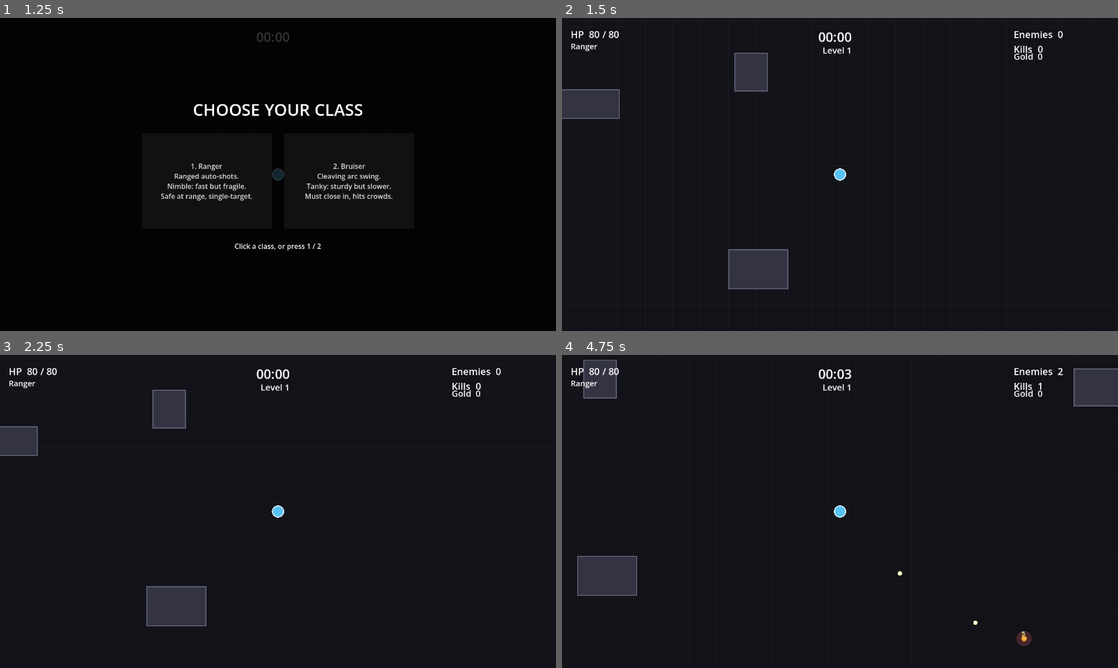
Above: before the commit, frames 1-4 (two rows, left to right).
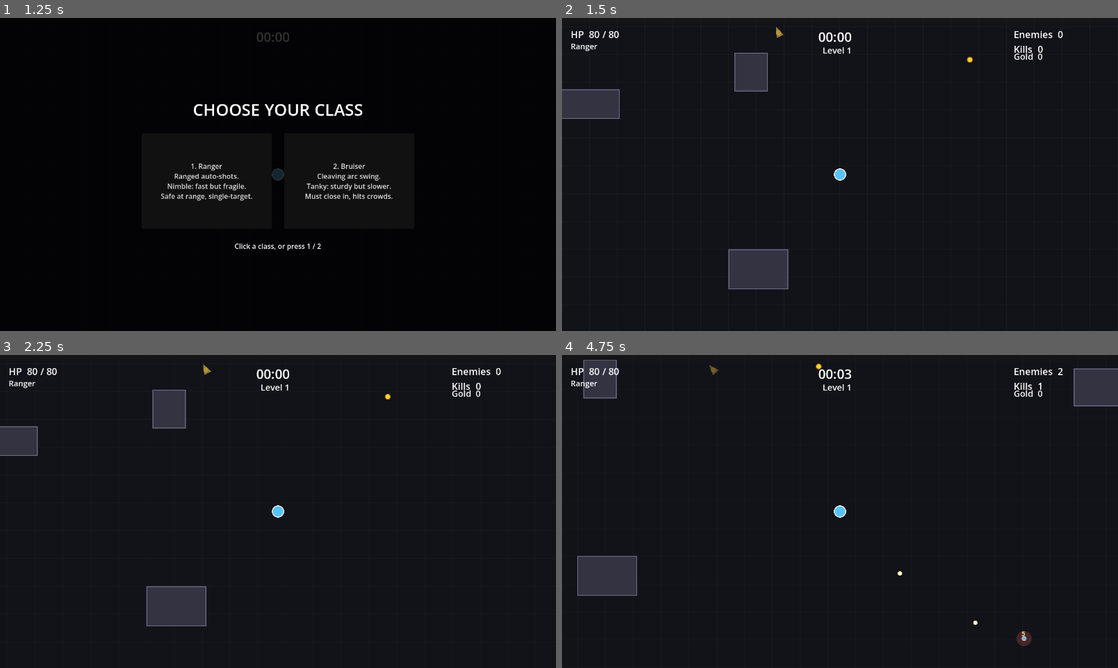
Above: after the commit, the same moments.

Repository: veighnsche/survivors-prototype
Game: Godot game, scene res://main_menu.tscn
The game is run twice, just before and just after one commit, with the same random seed, the same clock (stepped at 60 frames per second) and the same inputs.
Inputs:
- Up to frame 1 (1.25 s): click "Start Run" at 0.5 s
- Up to frame 2 (1.5 s): click "1. Ranger Ranged auto-shots. …" at 1.25 s
- Up to frame 3 (2.25 s): tap Enter at 2 s; hold D from 2.03 s (still down); tap 1 at 2.1 s
- Up to frame 4 (4.75 s): release D at 2.78 s; hold S 2.78-3.53 s; tap 2 at 2.85 s; hold D 3.53-4.28 s; tap 3 at 3.6 s; hold W from 4.28 s (still down); tap Q at 4.35 s

Frame 1 is identical in both runs. In frame 2, less than 0.1% of the frame differs, in the area x 38-74%, y 2-15%; in frame 3, less than 0.1%; in frame 4, less than 0.1%, in the area x 26-84%, y 2-92%.

Commit message:
Loot lives on the map, not dropped by enemies
- LootField: streams gold / pickups / chests into world cells around the player
  (deterministic per cell), and tracks consumed cells so collected loot never
  respawns. Mirrors the obstacle field.
- Enemies now drop XP gems only; removed the pickup/gold/chest kill-drops.
- Loot items carry a field + origin_cell and notify the field on collection.
- Off-screen beacons now actually have targets to point at.

Co-Authored-By: Claude Opus 4.8 <noreply@anthropic.com>

Diff:
--- a/scripts/chest.gd
+++ b/scripts/chest.gd
@@ -7,6 +7,8 @@
 
 var player: Node2D
 var game
+var field  # LootField, if placed on the map
+var origin_cell := Vector2i.ZERO
 
 
 func _ready() -> void:
@@ -28,6 +30,8 @@
 func _open() -> void:
 	if game != null:
 		game.open_chest(global_position)
+	if field != null:
+		field.on_collected(origin_cell)
 	queue_free()
 
 
--- a/scripts/config.gd
+++ b/scripts/config.gd
@@ -107,6 +107,11 @@
 var INDICATOR_FADE_MIN := 320.0   # at/under this distance the beacon is full alpha
 var INDICATOR_FADE_MAX := 1200.0  # beyond this the beacon is fully faded
 
+# Loot placed ON the map (streamed per world cell, like buildings)
+var LOOT_CELL := 360.0
+var LOOT_VIEW_CELLS := 4
+var LOOT_DENSITY := 16  # percent of world cells that hold a loot item
+
 var BOMB_DAMAGE := 80.0
 var BOMB_RADIUS := 720.0
 var SHOW_DAMAGE_NUMBERS := true
--- a/scripts/game.gd
+++ b/scripts/game.gd
@@ -56,6 +56,11 @@
 	var obstacles := ObstacleField.new()
 	obstacles.player = player
 	add_child(obstacles)
+
+	var loot := LootField.new()
+	loot.player = player
+	loot.game = self
+	add_child(loot)
 
 	gems_root = Node2D.new()
 	gems_root.name = "Gems"
@@ -235,26 +240,14 @@
 
 func _on_enemy_died(e) -> void:
 	kills += 1
+	# Enemies drop XP gems only — gold/pickups/chests live on the map (LootField).
 	if e.is_boss:
 		Fx.shake(Config.SHAKE_ON_BOSS_DEATH)
 		for i in 5:
 			var off := Vector2(randf_range(-40.0, 40.0), randf_range(-40.0, 40.0))
 			_spawn_gem(e.global_position + off, "large")
-		_spawn_pickup(e.global_position + Vector2(30, 0), "heal")
-		_spawn_pickup(e.global_position + Vector2(-30, 0), "bomb")
-		for i in 6:
-			var goff := Vector2(randf_range(-50.0, 50.0), randf_range(-50.0, 50.0))
-			_spawn_gold(e.global_position + goff, int(ceil(Config.GOLD_BOSS / 6.0)))
-		_spawn_chest(e.global_position + Vector2(0, 40))
 	else:
 		_spawn_gem(e.global_position, e.xp_tier)
-		if randf() < float(Config.PICKUP_DROP_CHANCE.get(e.xp_tier, 0.0)):
-			_spawn_pickup(e.global_position, _pick_pickup_kind())
-		var gd = Config.GOLD_DROP.get(e.xp_tier, null)
-		if gd != null and randf() < float(gd.chance):
-			_spawn_gold(e.global_position, int(gd.amount))
-		if e.xp_tier == "large" and randf() < Config.TANK_CHEST_CHANCE:
-			_spawn_chest(e.global_position)
 
 
 # --- Pickups ----------------------------------------------------------------
--- a/scripts/gold.gd
+++ b/scripts/gold.gd
@@ -6,6 +6,8 @@
 var value := 1
 var player: Node2D
 var game
+var field  # LootField, if placed on the map
+var origin_cell := Vector2i.ZERO
 var attracting := false
 var collected := false
 
@@ -24,6 +26,8 @@
 			collected = true
 			if game != null:
 				game.add_run_gold(value)
+			if field != null:
+				field.on_collected(origin_cell)
 			queue_free()
 			return
 		if attracting or d <= player.pickup_radius:
--- /dev/null
+++ b/scripts/loot_field.gd
@@ -0,0 +1,91 @@
+class_name LootField
+extends Node2D
+## Places loot ON the map (not dropped by enemies). Deterministically seeds each
+## world cell with gold / a pickup / a chest, streams them in around the player,
+## and remembers collected cells so loot never respawns.
+
+var player: Node2D
+var game
+
+var _active: Dictionary = {}    # cell -> node or null (empty cell)
+var _consumed: Dictionary = {}  # cell -> true (already collected)
+var _timer := 0.0
+
+
+func _process(delta: float) -> void:
+	_timer -= delta
+	if _timer > 0.0:
+		return
+	_timer = 0.35
+	_refresh()
+
+
+func _refresh() -> void:
+	if player == null or not is_instance_valid(player):
+		return
+	var cell: float = Config.LOOT_CELL
+	var vc: int = Config.LOOT_VIEW_CELLS
+	var pc := Vector2i(int(floor(player.global_position.x / cell)), int(floor(player.global_position.y / cell)))
+
+	var needed := {}
+	for dx in range(-vc, vc + 1):
+		for dy in range(-vc, vc + 1):
+			var c := pc + Vector2i(dx, dy)
+			needed[c] = true
+			if _consumed.has(c):
+				continue
+			if not _active.has(c):
+				var node = _make(c, cell)
+				_active[c] = node
+				if node != null:
+					add_child(node)
+
+	for c in _active.keys():
+		if not needed.has(c):
+			var node = _active[c]
+			if node != null and is_instance_valid(node):
+				node.queue_free()
+			_active.erase(c)
+
+
+func on_collected(c: Vector2i) -> void:
+	_consumed[c] = true
+	_active.erase(c)
+
+
+func _make(c: Vector2i, cell: float):
+	if c == Vector2i(0, 0):
+		return null  # keep the spawn point clear
+	# Distinct seed from the obstacle field so loot and buildings don't correlate.
+	var h := hash(Vector2i(c.x + 4096, c.y - 8192))
+	if posmod(h, 100) >= int(Config.LOOT_DENSITY):
+		return null
+
+	var ox := float(posmod(h >> 7, 260)) - 130.0
+	var oy := float(posmod(h >> 15, 260)) - 130.0
+	var pos := Vector2(c) * cell + Vector2(cell * 0.5 + ox, cell * 0.5 + oy)
+
+	var roll := posmod(h >> 21, 100)
+	var node
+	if roll < 60:
+		var g := Gold.new()
+		g.value = 3 + posmod(h >> 3, 6)
+		node = g
+	elif roll < 90:
+		var p := Pickup.new()
+		p.kind = _pickup_kind(h)
+		node = p
+	else:
+		node = Chest.new()
+
+	node.player = player
+	node.game = game
+	node.field = self
+	node.origin_cell = c
+	node.global_position = pos
+	return node
+
+
+func _pickup_kind(h: int) -> String:
+	var kinds := ["heal", "magnet", "bomb", "frenzy", "power", "haste"]
+	return kinds[posmod(h >> 17, kinds.size())]
--- a/scripts/pickup.gd
+++ b/scripts/pickup.gd
@@ -7,6 +7,8 @@
 var kind := "heal"
 var player: Node2D
 var game
+var field  # LootField, if placed on the map
+var origin_cell := Vector2i.ZERO
 
 
 func _ready() -> void:
@@ -36,6 +38,8 @@
 		_:
 			player.add_boost(kind)  # frenzy / power / haste / shield
 	Fx.death_pop(global_position, _color())
+	if field != null:
+		field.on_collected(origin_cell)
 	queue_free()
 
 
Not shown, added: scripts/loot_field.gd.uid
